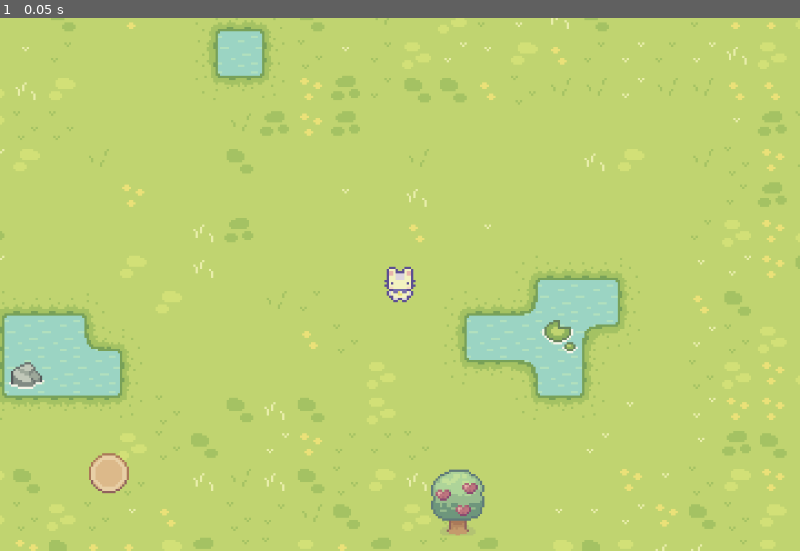
Above: before the commit, frame 1.
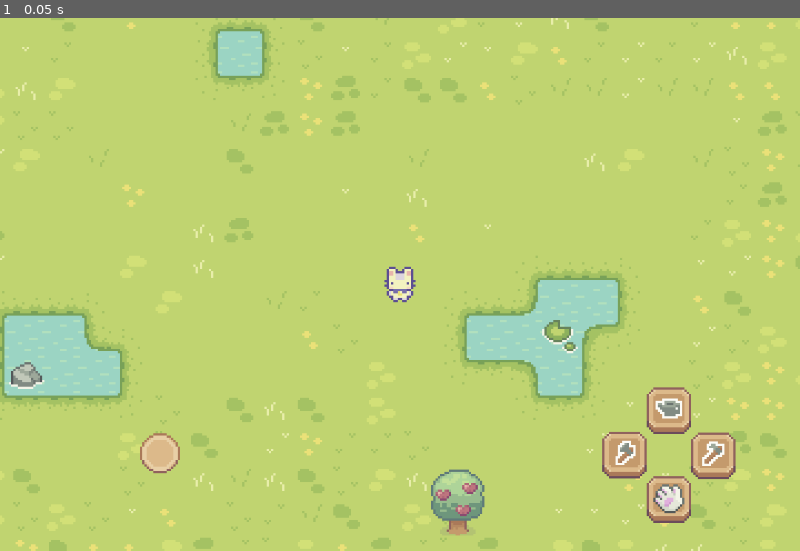
Above: after the commit, the same moment.

Repository: herdyhardiyant/TeemoLands
Game: Godot game, scene res://scenes/world.tscn
Same seed, same stepped clock (60 frames per second), same inputs: the game is played once before the commit and once after it.
Inputs:
- Up to frame 1 (0.05 s): no input

The runs differ from the first frame. In frame 1, 2.5% of the frame differs, in the area x 11-92%, y 69-95%.

Commit message:
farming actions

Diff:
--- /dev/null
+++ b/scenes/action_button.tscn
@@ -0,0 +1,29 @@
+[gd_scene load_steps=3 format=3 uid="uid://cu662ko1dt45t"]
+
+[ext_resource type="Texture2D" uid="uid://d0ly046quxml1" path="res://Sprout Lands/UI/Sprite sheet for Basic Pack.png" id="1_rpa1i"]
+[ext_resource type="Script" path="res://scripts/ActionButton.gd" id="2_665f3"]
+
+[node name="ActionButton" type="Node2D"]
+
+[node name="ButtonNormal" type="Sprite2D" parent="."]
+texture = ExtResource("1_rpa1i")
+region_enabled = true
+region_rect = Rect2(614.016, 4.86611, 20.1159, 21.3506)
+
+[node name="ButtonPressed" type="Sprite2D" parent="."]
+visible = false
+texture = ExtResource("1_rpa1i")
+region_enabled = true
+region_rect = Rect2(518.784, 7.05847, 18.5129, 19.3237)
+
+[node name="Button" type="Button" parent="."]
+modulate = Color(1, 1, 1, 0)
+offset_left = -10.0
+offset_top = -10.0
+offset_right = 10.0
+offset_bottom = 10.0
+script = ExtResource("2_665f3")
+metadata/_edit_use_anchors_ = true
+
+[connection signal="button_down" from="Button" to="Button" method="_on_button_down"]
+[connection signal="button_up" from="Button" to="Button" method="_on_button_up"]
--- /dev/null
+++ b/scenes/actions.tscn
@@ -0,0 +1,44 @@
+[gd_scene load_steps=3 format=3 uid="uid://cboqr7surpxdc"]
+
+[ext_resource type="Texture2D" uid="uid://coji68j5q1k8k" path="res://Sprout Lands/UI/Mouse sprites/Catpaw Mouse icon.png" id="2_48q5g"]
+[ext_resource type="PackedScene" uid="uid://cu662ko1dt45t" path="res://scenes/action_button.tscn" id="2_wi6t7"]
+
+[node name="Actions" type="Node2D"]
+
+[node name="AxeButton" parent="." instance=ExtResource("2_wi6t7")]
+position = Vector2(-20, 0)
+
+[node name="ButtonNormal" parent="AxeButton" index="0"]
+region_rect = Rect2(613.782, 36.903, 20.4385, 21.256)
+
+[node name="ButtonPressed" parent="AxeButton" index="1"]
+region_rect = Rect2(518.729, 39.1343, 18.3777, 19.1885)
+
+[node name="HandButton" parent="." instance=ExtResource("2_wi6t7")]
+position = Vector2(0, 20)
+
+[node name="CatpawMouseIcon" type="Sprite2D" parent="HandButton"]
+texture = ExtResource("2_48q5g")
+
+[node name="HoeButton" parent="." instance=ExtResource("2_wi6t7")]
+position = Vector2(20, 0)
+
+[node name="ButtonNormal" parent="HoeButton" index="0"]
+region_rect = Rect2(645.566, 4.62105, 20.8101, 21.756)
+
+[node name="ButtonPressed" parent="HoeButton" index="1"]
+region_rect = Rect2(550.673, 6.40505, 18.648, 20.2696)
+
+[node name="WaterButton" parent="." instance=ExtResource("2_wi6t7")]
+position = Vector2(0, -20)
+
+[node name="ButtonNormal" parent="WaterButton" index="0"]
+region_rect = Rect2(677.727, 4.67497, 20.5399, 21.756)
+
+[node name="ButtonPressed" parent="WaterButton" index="1"]
+region_rect = Rect2(582.782, 6.6748, 18.5129, 19.7291)
+
+[editable path="AxeButton"]
+[editable path="HandButton"]
+[editable path="HoeButton"]
+[editable path="WaterButton"]
--- a/scenes/joystick.tscn
+++ b/scenes/joystick.tscn
@@ -3,9 +3,12 @@
 [ext_resource type="Texture2D" uid="uid://ckvxv67lk3l1g" path="res://Sprout Lands/UI/UI Settings Buttons.png" id="1_114e0"]
 [ext_resource type="Script" path="res://scripts/Knob.gd" id="2_kao85"]
 
-[node name="Joystick" type="Node2D"]
+[node name="Joystick" type="Control"]
+layout_mode = 3
+anchors_preset = 0
 
 [node name="Knob" type="Sprite2D" parent="."]
+z_index = 10
 texture = ExtResource("1_114e0")
 region_enabled = true
 region_rect = Rect2(38.8094, 86.9454, 18.3778, 18.2269)
@@ -13,6 +16,7 @@
 
 [node name="Button" type="Button" parent="."]
 modulate = Color(1, 1, 1, 0)
+layout_mode = 0
 offset_left = -9.0
 offset_top = -9.0
 offset_right = 9.0
--- a/scenes/player.tscn
+++ b/scenes/player.tscn
@@ -6,6 +6,7 @@
 [ext_resource type="Script" path="res://scripts/player/PlayerAnimations.gd" id="3_0ijd3"]
 [ext_resource type="Texture2D" uid="uid://cgc5dmdr84sim" path="res://Sprout Lands/Sprite Basic/Objects/Egg_item.png" id="3_agqux"]
 [ext_resource type="Script" path="res://scripts/player/PlayerInteractTrigger.gd" id="3_savii"]
+[ext_resource type="PackedScene" uid="uid://cboqr7surpxdc" path="res://scenes/actions.tscn" id="5_4c33u"]
 [ext_resource type="PackedScene" uid="uid://bcvcnn063vtjm" path="res://scenes/joystick.tscn" id="5_mn2qa"]
 
 [sub_resource type="AtlasTexture" id="AtlasTexture_46x4b"]
@@ -232,8 +233,14 @@
 [node name="Camera2D" type="Camera2D" parent="."]
 zoom = Vector2(3, 3)
 
+[node name="Actions" parent="Camera2D" instance=ExtResource("5_4c33u")]
+position = Vector2(121, 77)
+
 [node name="Joystick" parent="Camera2D" instance=ExtResource("5_mn2qa")]
-position = Vector2(-131, 85)
+offset_left = -108.0
+offset_top = 76.0
+offset_right = -108.0
+offset_bottom = 76.0
 
 [node name="InteractTrigger" type="Area2D" parent="."]
 position = Vector2(0, 14)
--- /dev/null
+++ b/scripts/ActionButton.gd
@@ -0,0 +1,17 @@
+extends Button
+
+@onready var button_normal = $"../ButtonNormal"
+@onready var pressed_button = $"../ButtonPressed"
+
+
+func _ready():
+	pressed_button.visible = false
+	button_normal.visible = true
+
+func _on_button_down():
+	pressed_button.visible = true
+	button_normal.visible = false
+
+func _on_button_up():
+	pressed_button.visible = false
+	button_normal.visible = true
--- a/scripts/Knob.gd
+++ b/scripts/Knob.gd
@@ -18,18 +18,17 @@
 		axis.x = 0
 	if abs(axis.y) < dead_zone:
 		axis.y = 0
+
+	axis.ceil()
 	return axis
 
 
-# Called every frame. 'delta' is the elapsed time since the previous frame.
 func _process(delta):
 	get_axis()
 	if is_pressing:
 		_move_knob_to_mouse()
 	else:
 		_reset_knob_position(delta)
-
-
 
 func _move_knob_to_mouse():
 	if get_global_mouse_position().distance_to(parent.global_position) <= max_length:
--- a/scripts/player/PlayerAnimations.gd
+++ b/scripts/player/PlayerAnimations.gd
@@ -76,5 +76,5 @@
 	if body is TreeFarm:
 		_is_interacting_tree = true
 
-func _on_interact_trigger_body_exited(body):
+func _on_interact_trigger_body_exited(_body):
 	_is_interacting_tree = false
Not shown: 1 places in scenes/player.tscn that only renumber resources
